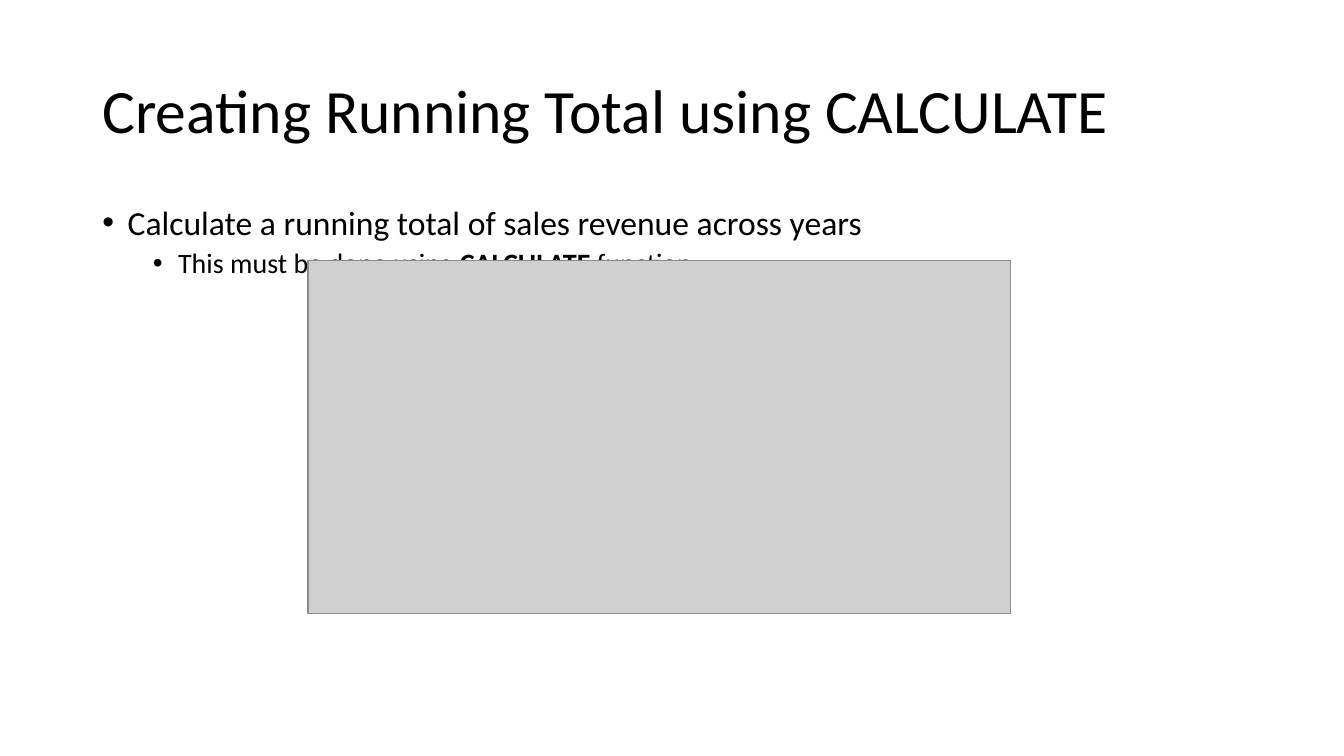
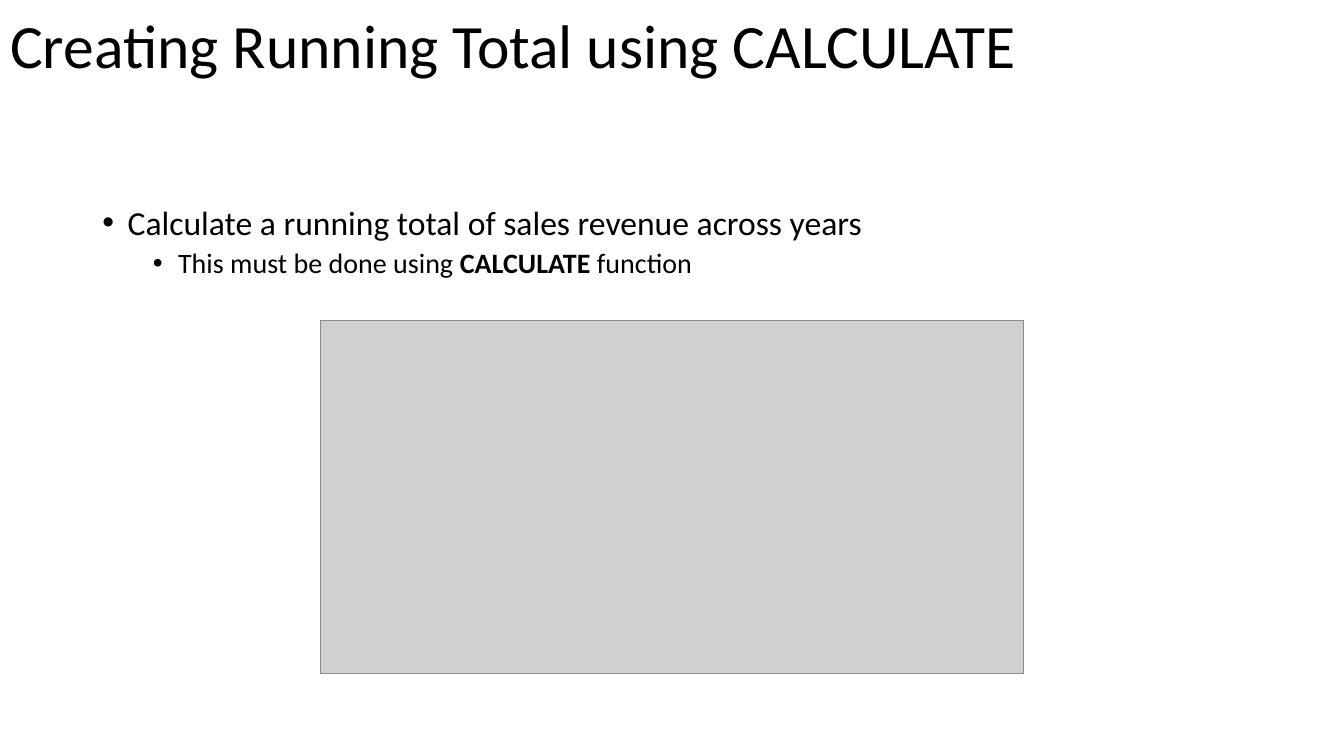
Before and after one commit to solliancenet/precon-synapse-power-bi, a slide deck: slide 46 of Slides/04 - Power BI.pptx (slide 49 before the commit). Drawn at 1344x756 pixels with LibreOffice and Linux fonts; fonts in the diff are those of the drawing; grey boxes stand for pictures. Boxes give left, top, right and bottom in pixels: in the first picture for what was removed or moved away, otherwise in the second. Text is boxed around its words. In the diff, an @@ line names an element or a change of style, - is before the commit and + after.

```diff
--- a/Slides/04 - Power BI.pptx
+++ b/Slides/04 - Power BI.pptx
@@ title "Creating Running Total using CALCULATE": place and size @@
-title "Creating Running Total using CALCULATE" at bbox=[102, 90, 1108, 144]
+title "Creating Running Total using CALCULATE" at bbox=[10, 25, 1016, 79]
@@ picture: place and size @@
-picture at bbox=[309, 260, 1011, 613]
+picture at bbox=[321, 321, 1023, 674]
```
Also in this commit, not shown: 46 other slides changed, 10 slides added, 4 slides removed.
